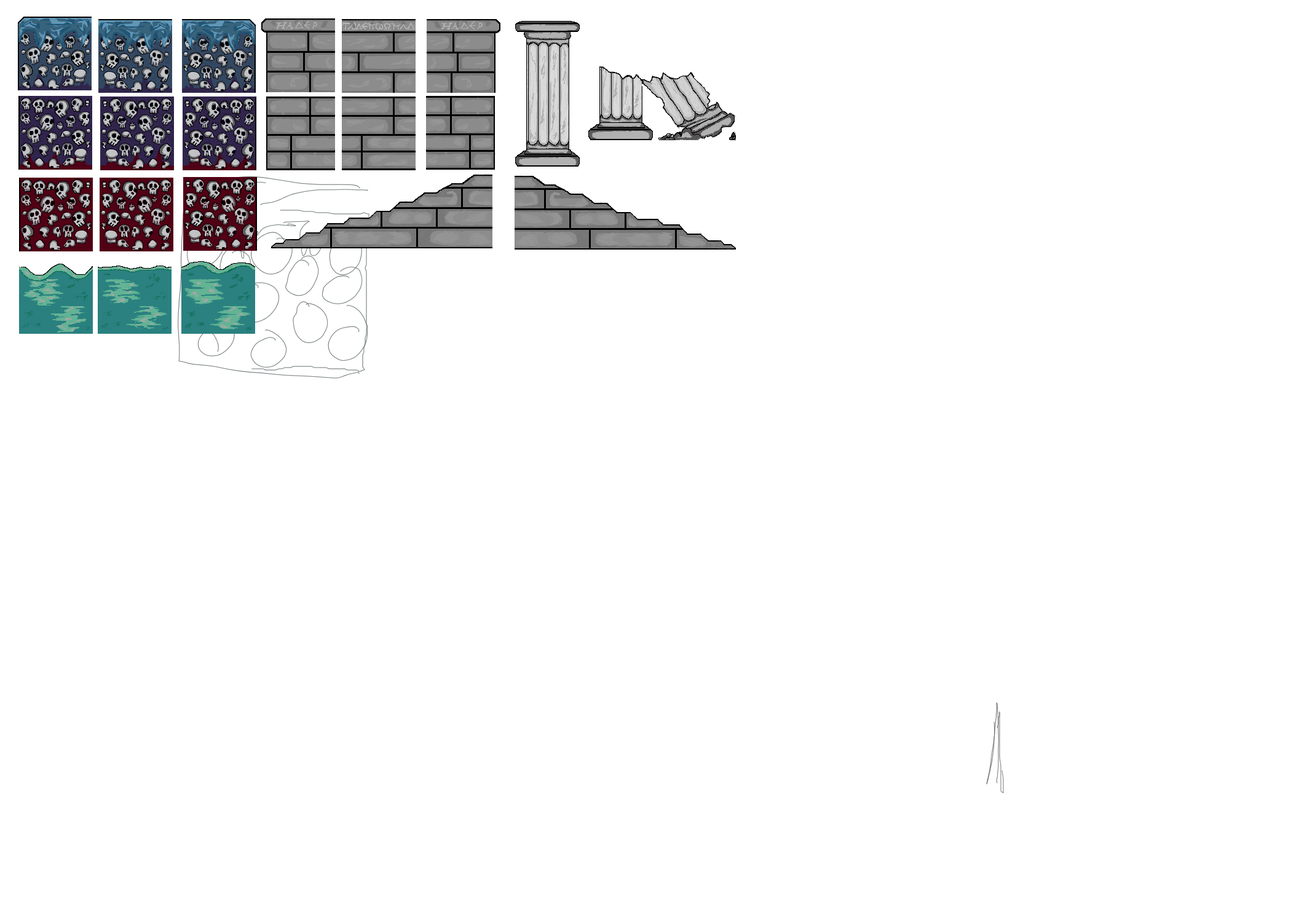
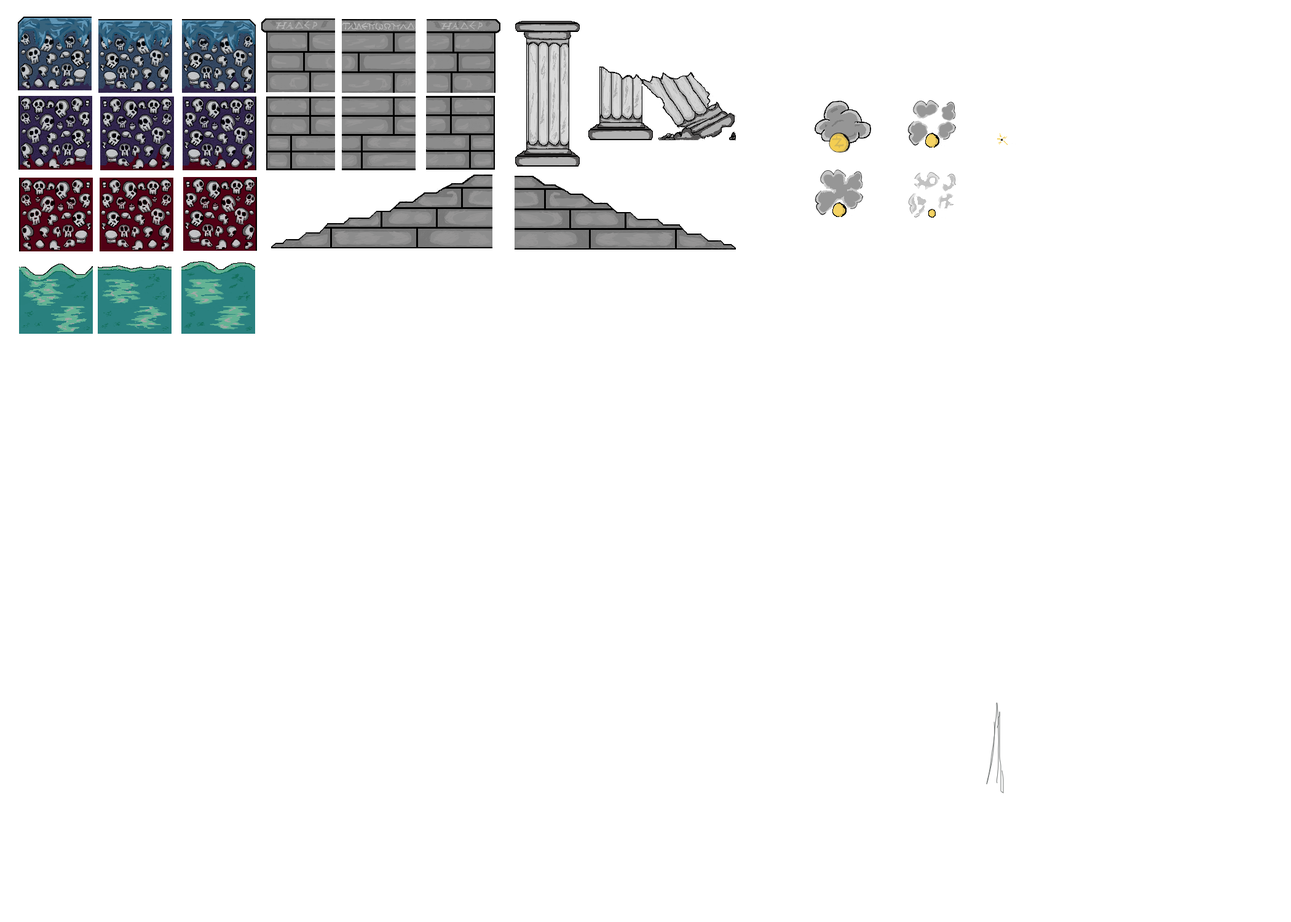
Revision of a layered 1291×922 image; what changed, layer by layer:
added layer "Layer 15" above "Layer 14" over <box>997,133,1016,146</box>
added layer "Layer 14" above "Layer 12" over <box>908,171,957,219</box>
added layer "Layer 12" above "Layer 11" over <box>907,99,957,148</box>
added layer "Layer 11" above "Layer 10" over <box>814,169,864,218</box>
added layer "Layer 10" above "Layer 9" over <box>814,100,872,154</box>
hid "Background" over <box>177,99,1016,379</box>
